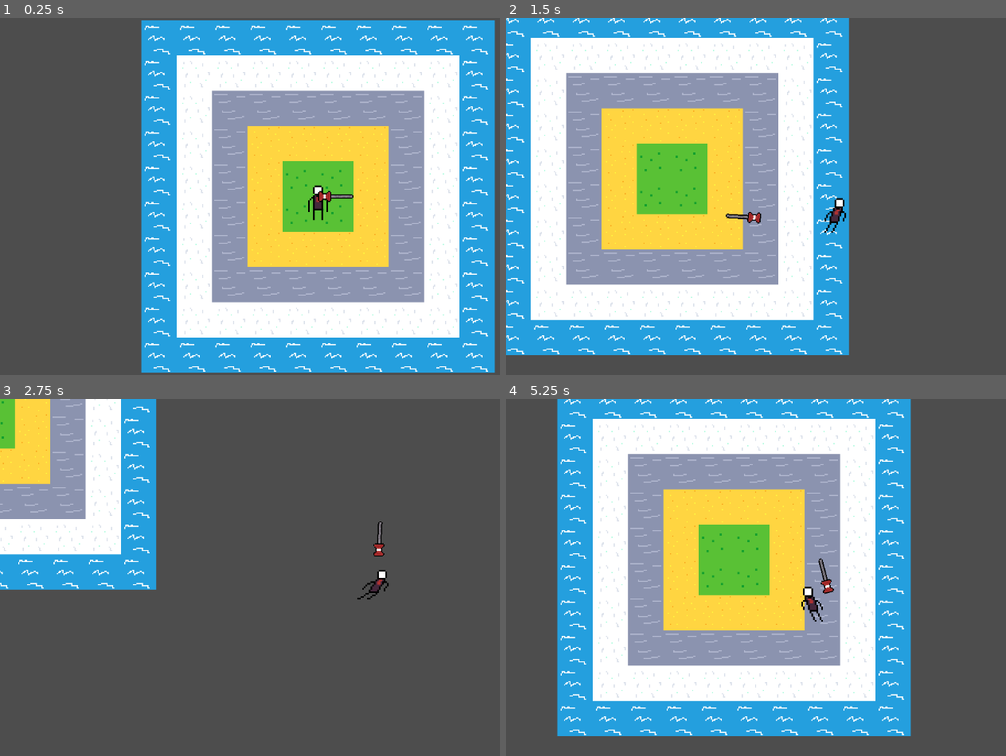
Above: before the commit, frames 1-4 (two rows, left to right).
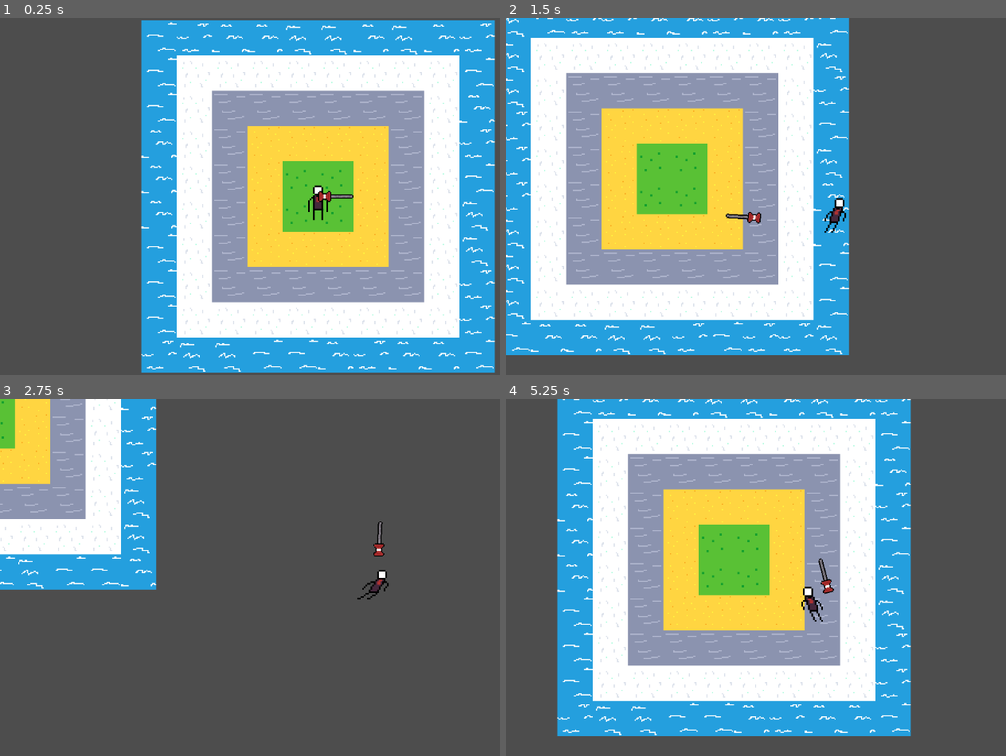
Above: after the commit, the same moments.

Repository: LavaWander/Slesh
Game: Godot game, scene res://world.tscn
Same seed, same stepped clock (60 frames per second), same inputs: the game is played once before the commit and once after it.
Inputs (mouse positions are in pixels of both pictures, inside the frame that each line leads up to):
- Up to frame 1 (0.25 s): no input
- Up to frame 2 (1.5 s): move the mouse to (966, 178) at 0.52 s; hold D (move_right) 0.53-1.28 s; hold Right mouse button (attack_slash) 0.53-1.28 s; move the mouse to (696, 214) at 1.27 s; hold S (move_down) from 1.28 s (still down); click (696, 214) at 1.35 s
- Up to frame 3 (2.75 s): move the mouse to (380, 498) at 2.02 s; release S (move_down) at 2.03 s; hold D (move_right) from 2.03 s (still down); hold Shift (run) from 2.03 s (still down)
- Up to frame 4 (5.25 s): move the mouse to (791, 648) at 2.77 s; release D (move_right) at 2.78 s; release Shift (run) at 2.78 s; hold W (move_up) 2.78-3.53 s; right-click (791, 648) at 2.85 s; move the mouse to (outside the picture) at 3.52 s; press the mouse at (outside the picture) at 3.53 s; hold A (move_left) 3.53-5.03 s; move the mouse to (631, 523) at 4.27 s; release the mouse at (631, 523) at 4.28 s; tap Shift (run) at 4.35 s; move the mouse to (856, 577) at 5.02 s; hold S (move_down) from 5.03 s (still down); hold Right mouse button (attack_slash) from 5.03 s (still down)

The runs differ from the first frame. In frame 1, 2.7% of the frame differs, in the area x 28-100%, y 1-100%; in frame 2, 2.0%; in frame 3, 0.5%; in frame 4, 2.5%.

Commit message:
Animated water

Diff:
--- a/Game/world.tscn
+++ b/Game/world.tscn
@@ -6,6 +6,13 @@
 [sub_resource type="TileSetAtlasSource" id="TileSetAtlasSource_aqk2v"]
 texture = ExtResource("1_fj7yv")
 texture_region_size = Vector2i(32, 32)
+0:6/animation_columns = 4
+0:6/animation_speed = 4.0
+0:6/animation_mode = 1
+0:6/animation_frame_0/duration = 1.0
+0:6/animation_frame_1/duration = 1.0
+0:6/animation_frame_2/duration = 1.0
+0:6/animation_frame_3/duration = 1.0
 0:6/0 = 0
 9:0/0 = 0
 9:1/0 = 0
